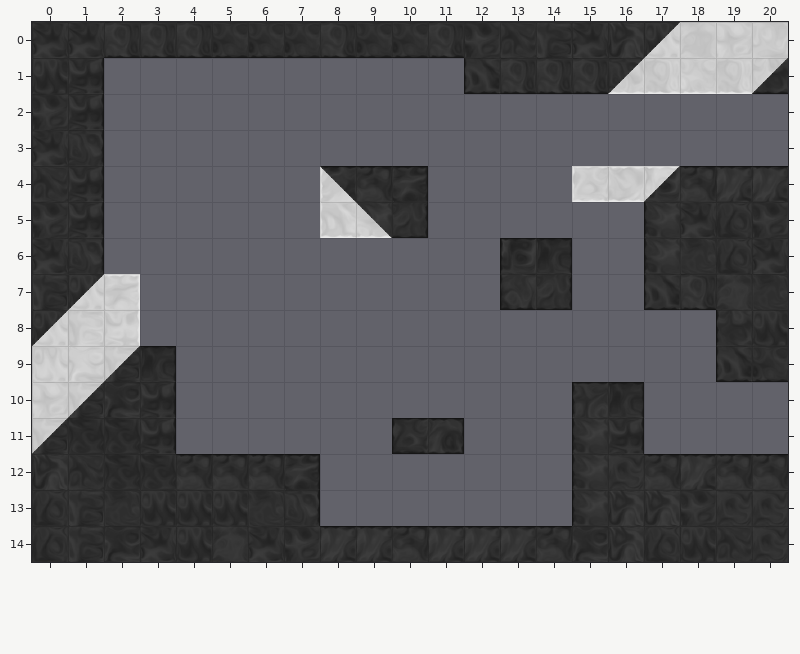
Two versions of a level (Tiled map, assets/tilemaps/firstMultOrb.tmx). Above: the version before the commit.
Cells are 64x64 px. Shown: x 0..20, y 0..14.
After:
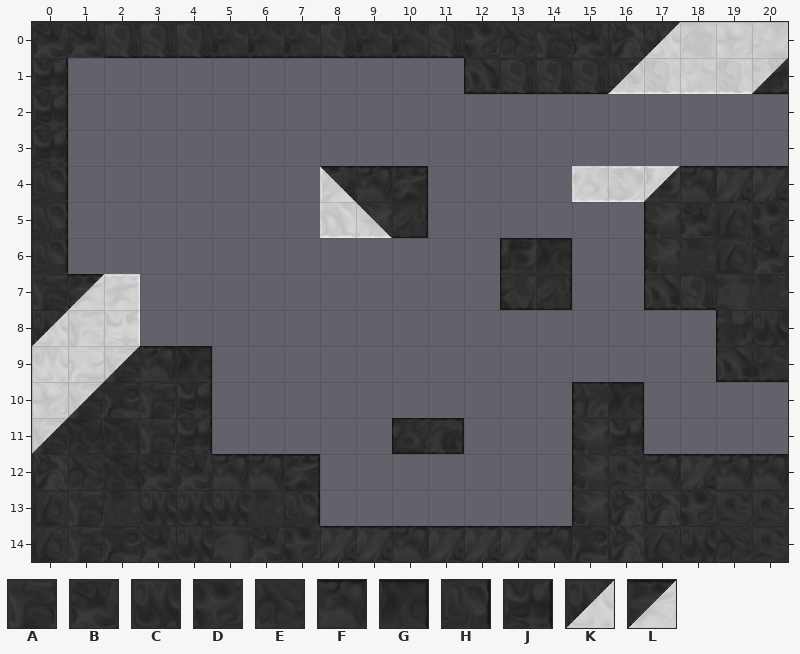
Key: from "black_tiles": A 1, B 2, C 3, D 4, E 13, F 16, G 17, H 24, J 25; from "mixed_tiles": K 3, L 10.
_ is an empty cell.
What changed:
Layer "tile":
y 1: x 0..1 CJ -> J_
y 2: x 0..1 DJ -> J_
y 3: x 0..1 BH -> J_
y 4: x 0..1 EJ -> H_
y 5: x 0..1 DJ -> H_
y 6: x 0..1 BH -> H_
y 7: x 1 K -> L
y 9: x 3..4 G_ -> FG
y 10..11: x 3..4 J_ -> AJ
y 12: x 4 F -> B
